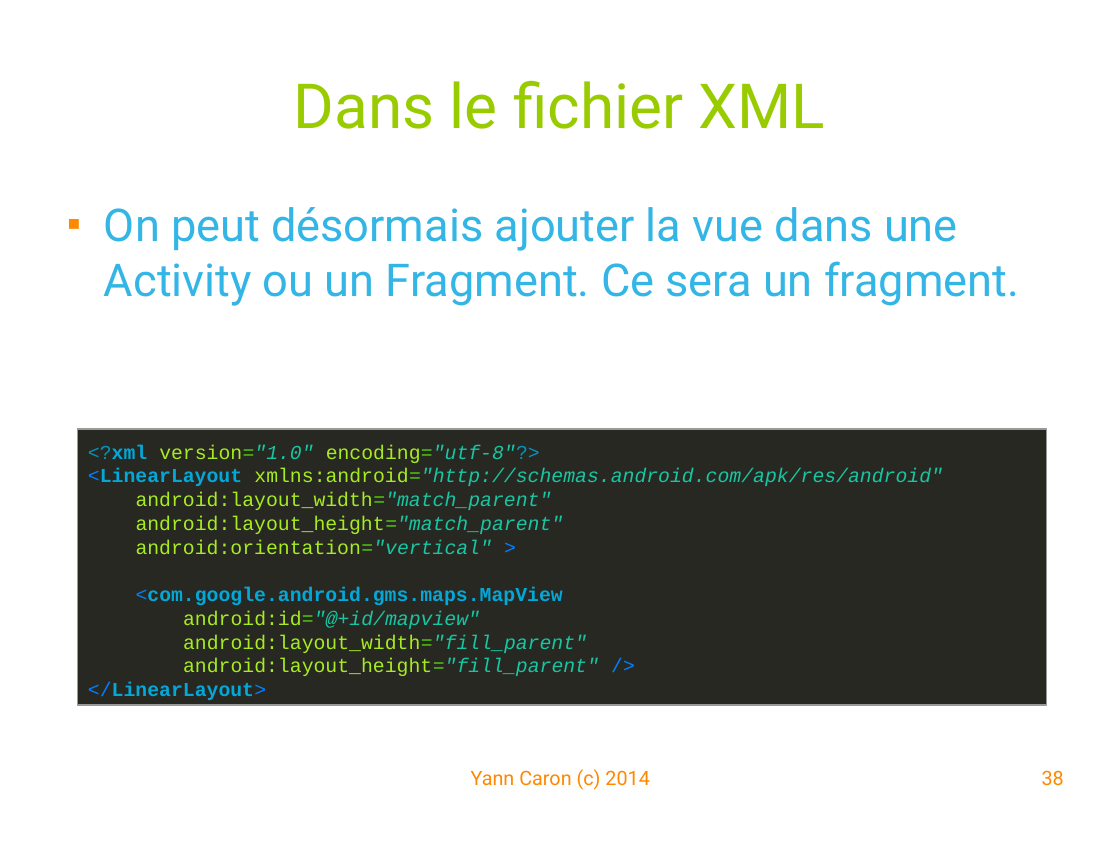
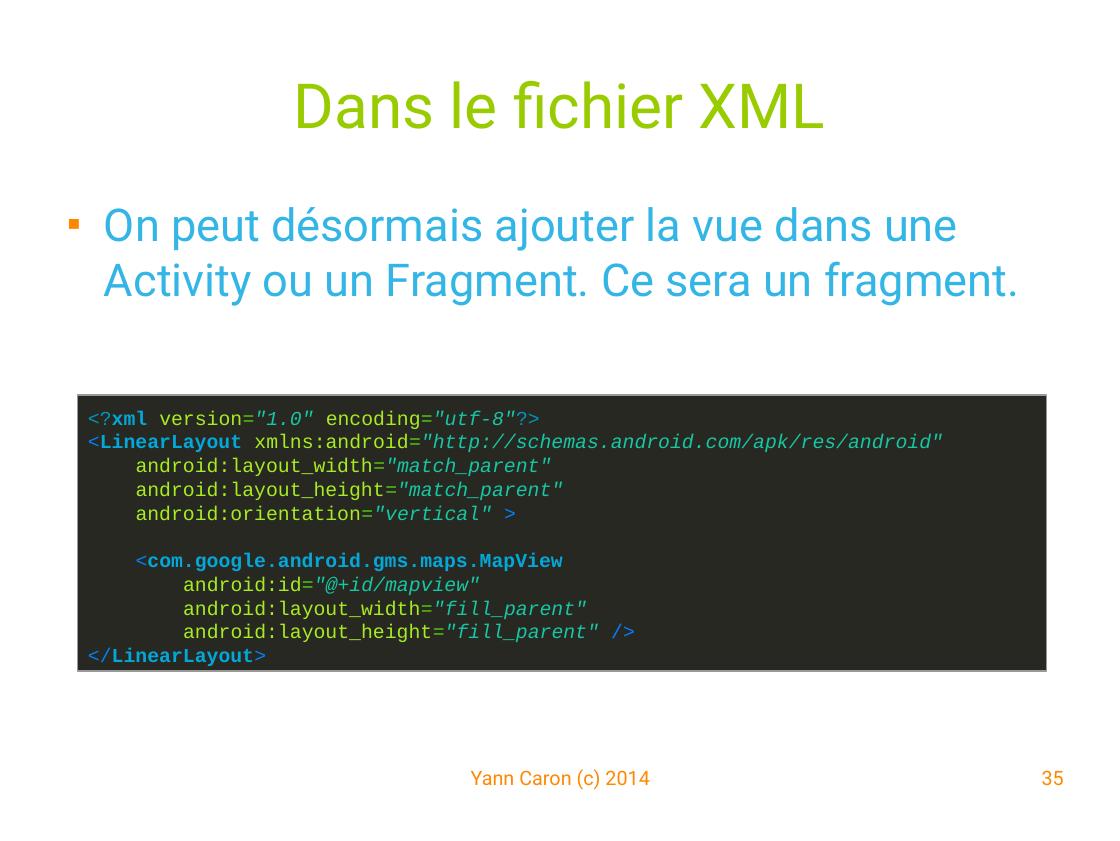
Before and after one commit to YannCaron/Android-ENSG, a slide deck: slide 35 of 05 - Google Map.odp (slide 38 before the commit). Drawn at 1120x841 pixels with LibreOffice and Linux fonts; fonts in the diff are those of the drawing; background and template pictures are left out. Boxes give left, top, right and bottom in pixels: in the first picture for what was removed or moved away, otherwise in the second. Text is boxed around its words. In the diff, an @@ line names an element or a change of style, - is before the commit and + after.

```diff
--- a/05 - Google Map.odp
+++ b/05 - Google Map.odp
@@ rectangle "<?xml version="1.0" encoding="utf-8"?>": place and size @@
-rectangle "<?xml version="1.0" encoding="utf-8"?>" at box(77, 429, 1046, 704)
+rectangle "<?xml version="1.0" encoding="utf-8"?>" at box(77, 395, 1046, 671)
@@ page number at box(1042, 770, 1064, 786): text changed @@
-38
+35
```
Also in this commit, not shown: 19 other slides changed, 5 slides added, 8 slides removed, 16 other files.
